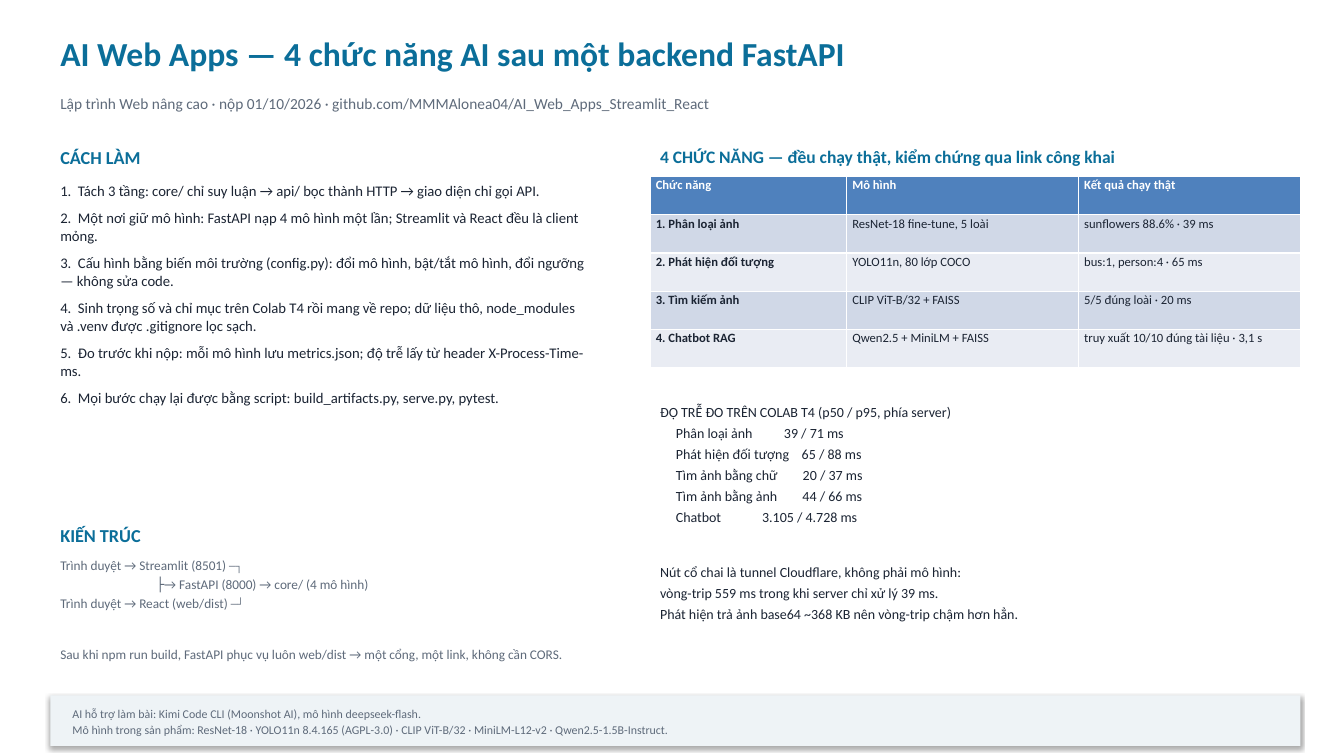
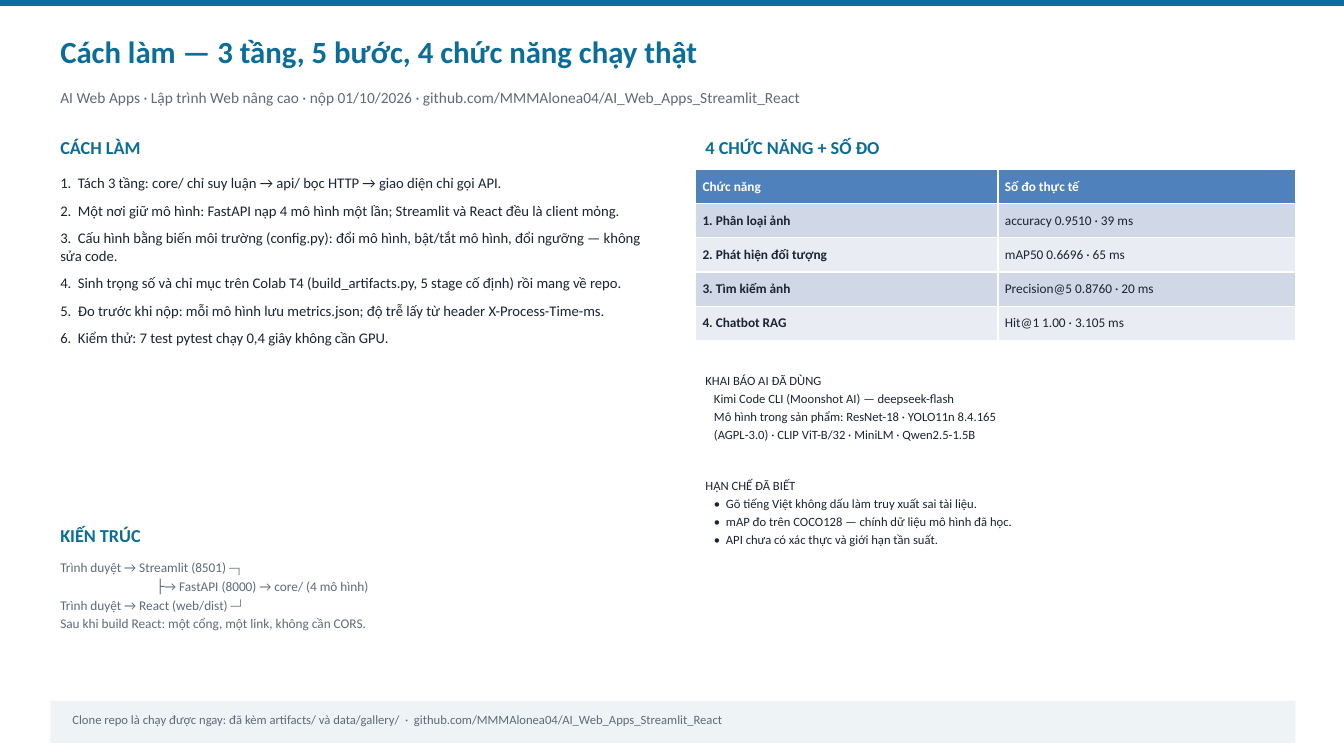
Before and after one commit to MMMAlonea04/AI_Web_Apps_Streamlit_React, a slide deck: slide 1 of docs/slide-cach-lam.pptx. Drawn at 1344x756 pixels with LibreOffice and Linux fonts; fonts in the diff are those of the drawing. Boxes give left, top, right and bottom in pixels: in the first picture for what was removed or moved away, otherwise in the second. Text is boxed around its words. In the diff, an @@ line names an element or a change of style, - is before the commit and + after.

```diff
--- a/docs/slide-cach-lam.pptx
+++ b/docs/slide-cach-lam.pptx
@@ rectangle added at (0,0,1344,6), fill #0B6E99 @@
@@ text at (60,39,697,69): text changed; size 24 to 22 pt @@
-AI Web Apps — 4 chức năng AI sau một backend FastAPI
+Cách làm — 3 tầng, 5 bước, 4 chức năng chạy thật
@@ text at (60,92,800,106): text changed @@
-Lập trình Web nâng cao · nộp 01/10/2026 · github.com/MMMAlonea04/AI_Web_Apps_Streamlit_React
+AI Web Apps · Lập trình Web nâng cao · nộp 01/10/2026 · github.com/MMMAlonea04/AI_Web_Apps_Streamlit_React
@@ text "CÁCH LÀM" at (60,139,141,154): more space between paragraphs @@
@@ text "CÁCH LÀM": place and size @@
-text "CÁCH LÀM" at (60,149,141,164)
+text "CÁCH LÀM" at (60,139,141,154)
@@ text at (705,139,880,154): text changed; size 12.5 to 13 pt @@
-4 CHỨC NĂNG — đều chạy thật, kiểm chứng qua link công khai
+4 CHỨC NĂNG + SỐ ĐO
@@ text "1. Tách 3 tầng: core/ ...": place and size @@
-text "1. Tách 3 tầng: core/ ..." at (60,185,584,406)
+text "1. Tách 3 tầng: core/ ..." at (60,177,641,346)
@@ text at (60,177,501,191): text changed @@
-1. Tách 3 tầng: core/ chỉ suy luận → api/ bọc thành HTTP → giao diện chỉ gọi API.
+1. Tách 3 tầng: core/ chỉ suy luận → api/ bọc HTTP → giao diện chỉ gọi API.
@@ table at (696,169,1296,341) @@
-column 2: Mô hình | ResNet-18 fine-tune, 5 loài | YOLO11n, 80 lớp COCO | CLIP ViT-B/32 + FAISS | Qwen2.5 + MiniLM + FAISS
-column 3: Kết quả chạy thật | sunflowers 88.6% · 39 ms | bus:1, person:4 · 65 ms | 5/5 đúng loài · 20 ms | truy xuất 10/10 đúng tài liệu · 3,1 s
+column 2: Số đo thực tế | accuracy 0.9510 · 39 ms | mAP50 0.6696 · 65 ms | Precision@5 0.8760 · 20 ms | Hit@1 1.00 · 3.105 ms
@@ table: place and size @@
-table at (650,176,1301,368)
+table at (696,169,1296,341)
@@ text at (60,277,621,291): text changed @@
-4. Sinh trọng số và chỉ mục trên Colab T4 rồi mang về repo; dữ liệu thô, node_modules và .venv được .gitignore lọc sạch.
+4. Sinh trọng số và chỉ mục trên Colab T4 (build_artifacts.py, 5 stage cố định) rồi mang về repo.
@@ text at (60,331,389,346): text changed @@
-6. Mọi bước chạy lại được bằng script: build_artifacts.py, serve.py, pytest.
+6. Kiểm thử: 7 test pytest chạy 0,4 giây không cần GPU.
@@ text added at (705,374,1012,546), 9 pt, text #1B2433 @@
+KHAI BÁO AI ĐÃ DÙNG
+Kimi Code CLI (Moonshot AI) — deepseek-flash
+Mô hình trong sản phẩm: ResNet-18 · YOLO11n 8.4.165
+(AGPL-3.0) · CLIP ViT-B/32 · MiniLM · Qwen2.5-1.5B
+HẠN CHẾ ĐÃ BIẾT
+• Gõ tiếng Việt không dấu làm truy xuất sai tài liệu.
+• mAP đo trên COCO128 — chính dữ liệu mô hình đã học.
+• API chưa có xác thực và giới hạn tần suất.
@@ text removed at (660,405,1018,622) @@
-ĐỘ TRỄ ĐO TRÊN COLAB T4 (p50 / p95, phía server)
-Phân loại ảnh 39 / 71 ms
-Phát hiện đối tượng 65 / 88 ms
-Tìm ảnh bằng chữ 20 / 37 ms
-Tìm ảnh bằng ảnh 44 / 66 ms
-Chatbot 3.105 / 4.728 ms
-Nút cổ chai là tunnel Cloudflare, không phải mô hình:
-vòng-trip 559 ms trong khi server chỉ xử lý 39 ms.
-Phát hiện trả ảnh base64 ~368 KB nên vòng-trip chậm hơn hẳn.
@@ text "KIẾN TRÚC" at (60,527,141,542): more space between paragraphs @@
@@ text at (60,618,366,631): text changed @@
-Sau khi npm run build, FastAPI phục vụ luôn web/dist → một cổng, một link, không cần CORS.
+Sau khi build React: một cổng, một link, không cần CORS.
@@ rectangle: place and size @@
-rectangle at (50,696,1301,746)
+rectangle at (50,701,1296,743)
@@ rectangle at (50,701,1296,743): shadow off @@
@@ text removed at (72,708,668,736) @@
-AI hỗ trợ làm bài: Kimi Code CLI (Moonshot AI), mô hình deepseek-flash.
-Mô hình trong sản phẩm: ResNet-18 · YOLO11n 8.4.165 (AGPL-3.0) · CLIP ViT-B/32 · MiniLM-L12-v2 · Qwen2.5-1.5B-Instruct.
@@ text added at (72,715,722,726), 9 pt, text #5E6A7A @@
+Clone repo là chạy được ngay: đã kèm artifacts/ và data/gallery/ · github.com/MMMAlonea04/AI_Web_Apps_Streamlit_React
```
Also in this commit, not shown: 2 other files.
